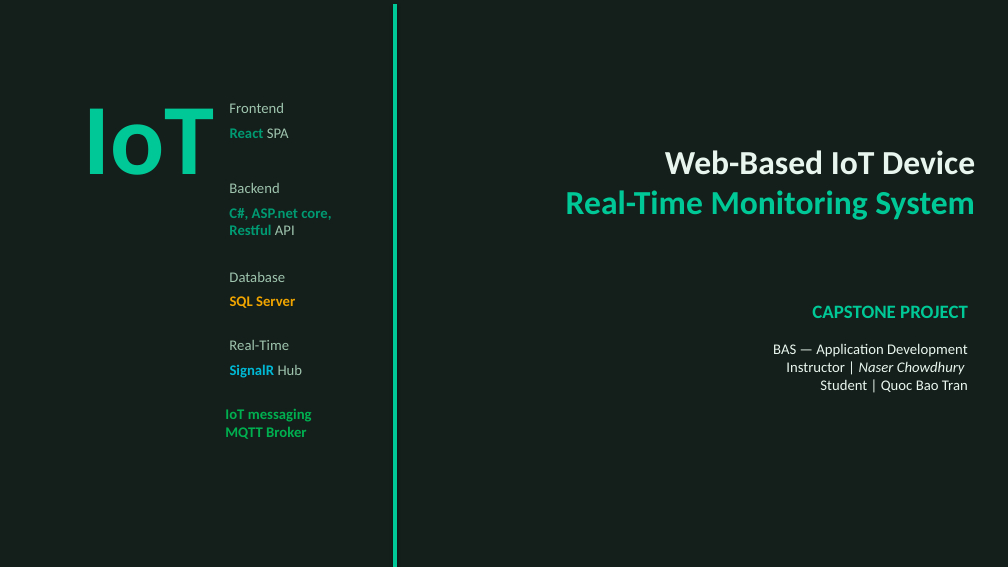
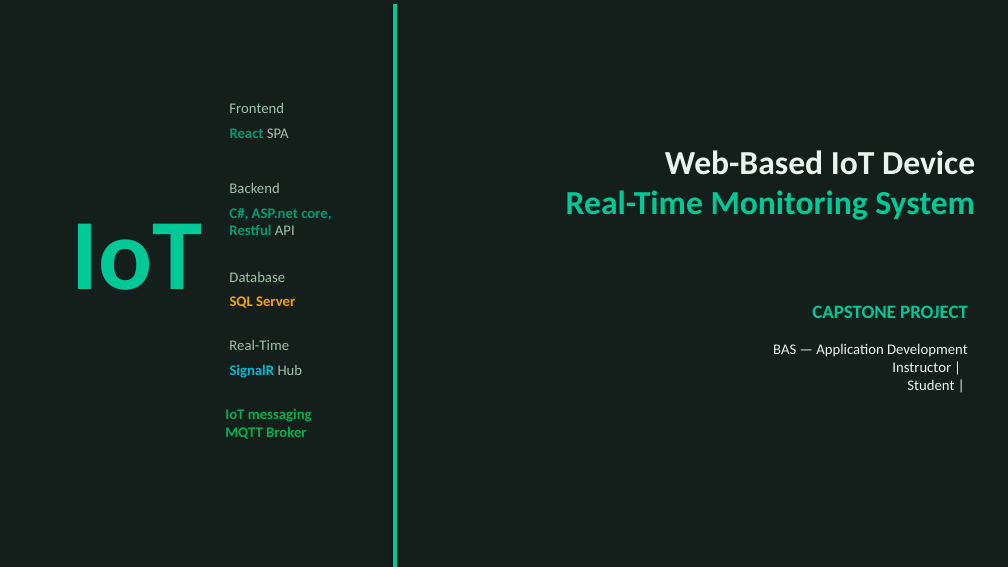
Before and after one commit to TranRTC/capstone_project, a slide deck: slide 1 of Capstone Project Presentation.pptx. Drawn at 1008x567 pixels with LibreOffice and Linux fonts; fonts in the diff are those of the drawing. Boxes give left, top, right and bottom in pixels: in the first picture for what was removed or moved away, otherwise in the second. Text is boxed around its words. In the diff, an @@ line names an element or a change of style, - is before the commit and + after.

```diff
--- a/Capstone Project Presentation.pptx
+++ b/Capstone Project Presentation.pptx
@@ text "IoT": place and size @@
-text "IoT" at [84,108,215,175]
+text "IoT" at [71,223,202,290]
@@ text at [892,362,954,390]: text changed @@
-Instructor | Naser Chowdhury
-Student | Quoc Bao Tran
+Instructor |
+Student |
```
Also in this commit, not shown: 11 other slides changed.
